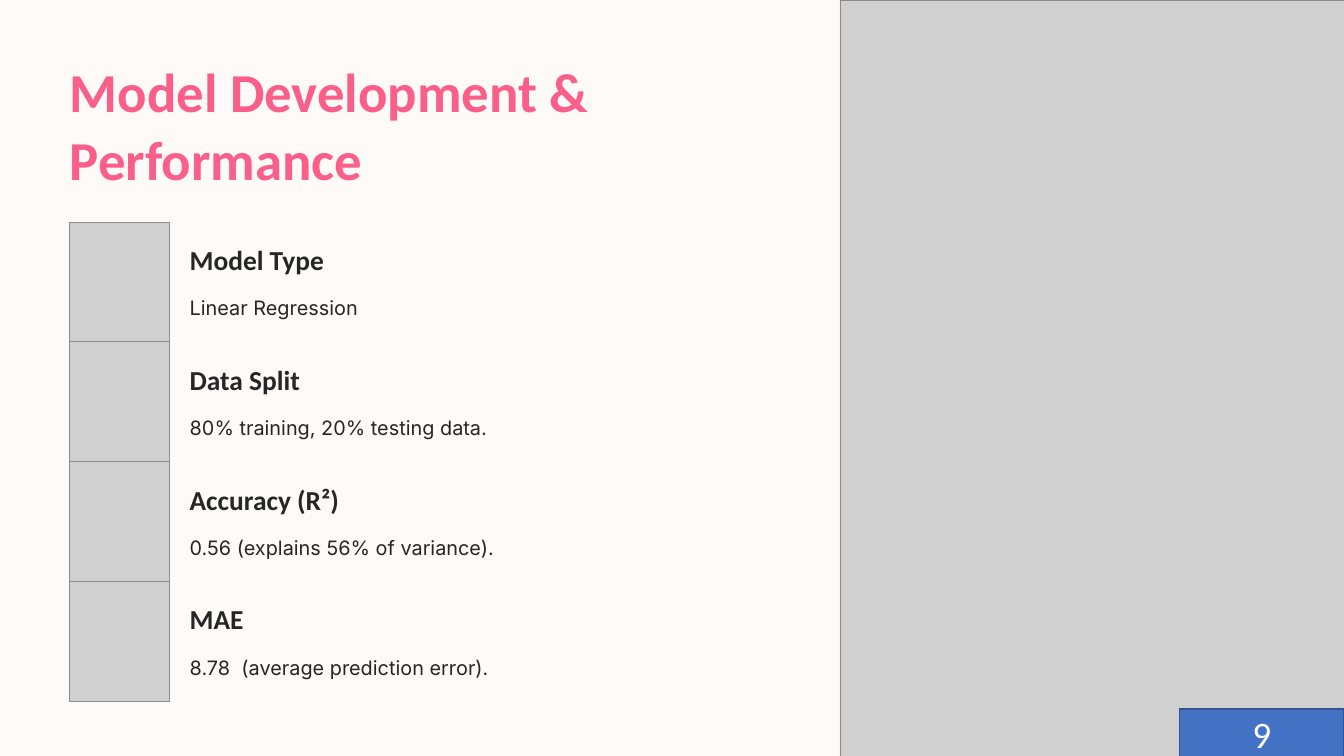
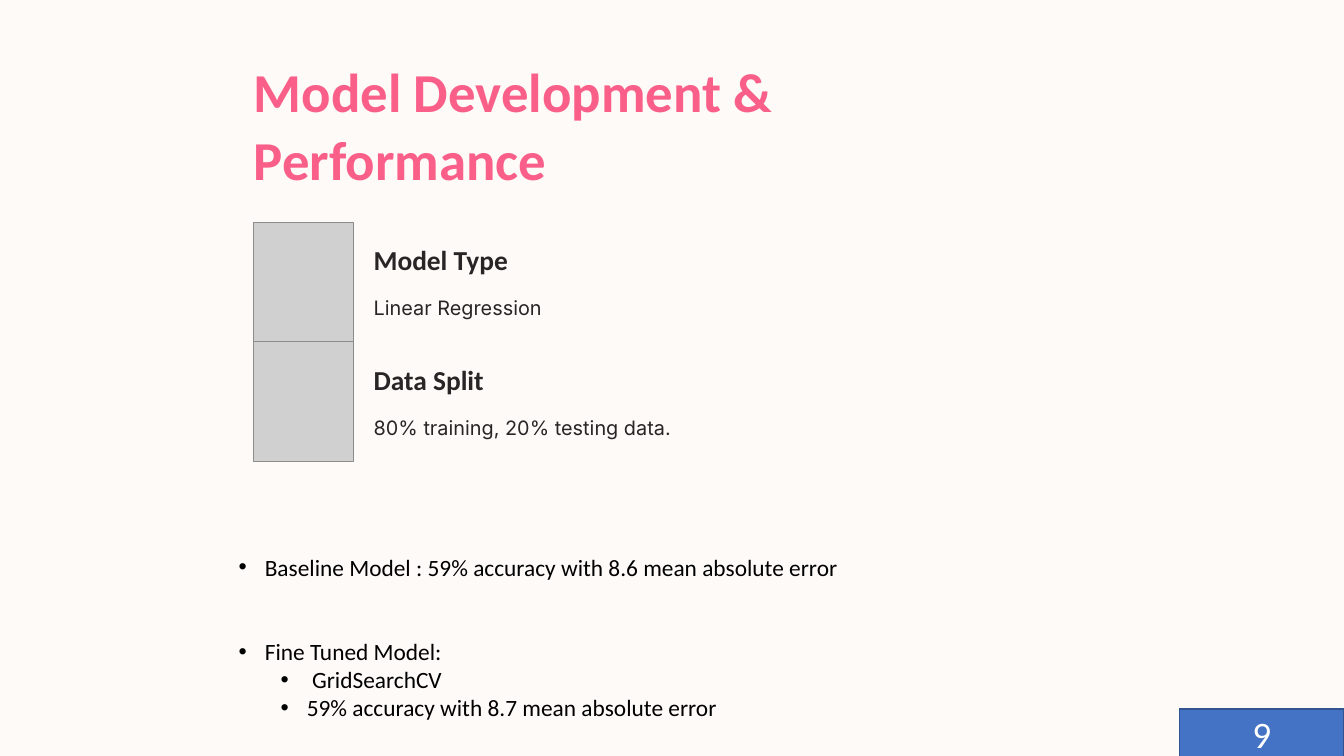
Before and after one commit to Sauri25/AI-PROJECTS, a slide deck: slide 9 of PROJECT 3/final.pptx. Drawn at 1344x756 pixels with LibreOffice and Linux fonts; fonts in the diff are those of the drawing; grey boxes stand for pictures; background and template pictures are left out. Boxes give left, top, right and bottom in pixels: in the first picture for what was removed or moved away, otherwise in the second. Text is boxed around its words. In the diff, an @@ line names an element or a change of style, - is before the commit and + after.

```diff
--- a/PROJECT 3/final.pptx
+++ b/PROJECT 3/final.pptx
@@ picture removed at <box>840,0,1344,756</box> @@
@@ 5 texts, 2 pictures: place and size @@
-5 texts, 2 pictures at <box>70,73,537,462</box>
+5 texts, 2 pictures at <box>254,73,721,462</box>
@@ picture removed at <box>70,462,170,582</box> @@
@@ text removed at <box>190,488,339,515</box> @@
-Accuracy (R²)
@@ text removed at <box>190,539,494,559</box> @@
-0.56 (explains 56% of variance).
@@ text added at <box>265,559,837,720</box>, 20 pt, text #000000 @@
+• Baseline Model : 59% accuracy with 8.6 mean absolute error
+• Fine Tuned Model:
+  • GridSearchCV
+  • 59% accuracy with 8.7 mean absolute error
@@ picture removed at <box>70,581,170,701</box> @@
@@ text removed at <box>190,611,244,629</box> @@
-MAE
@@ text removed at <box>190,659,489,680</box> @@
-8.78 (average prediction error).
```
Also in this commit, not shown: 13 other slides changed, 4 slides added, 2 slides removed, 12 other files.
